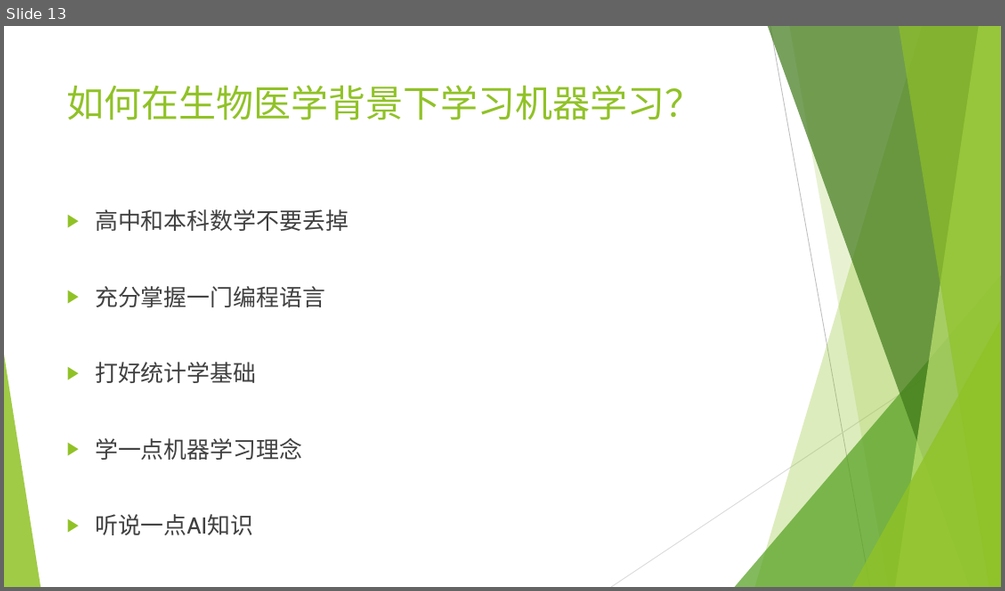
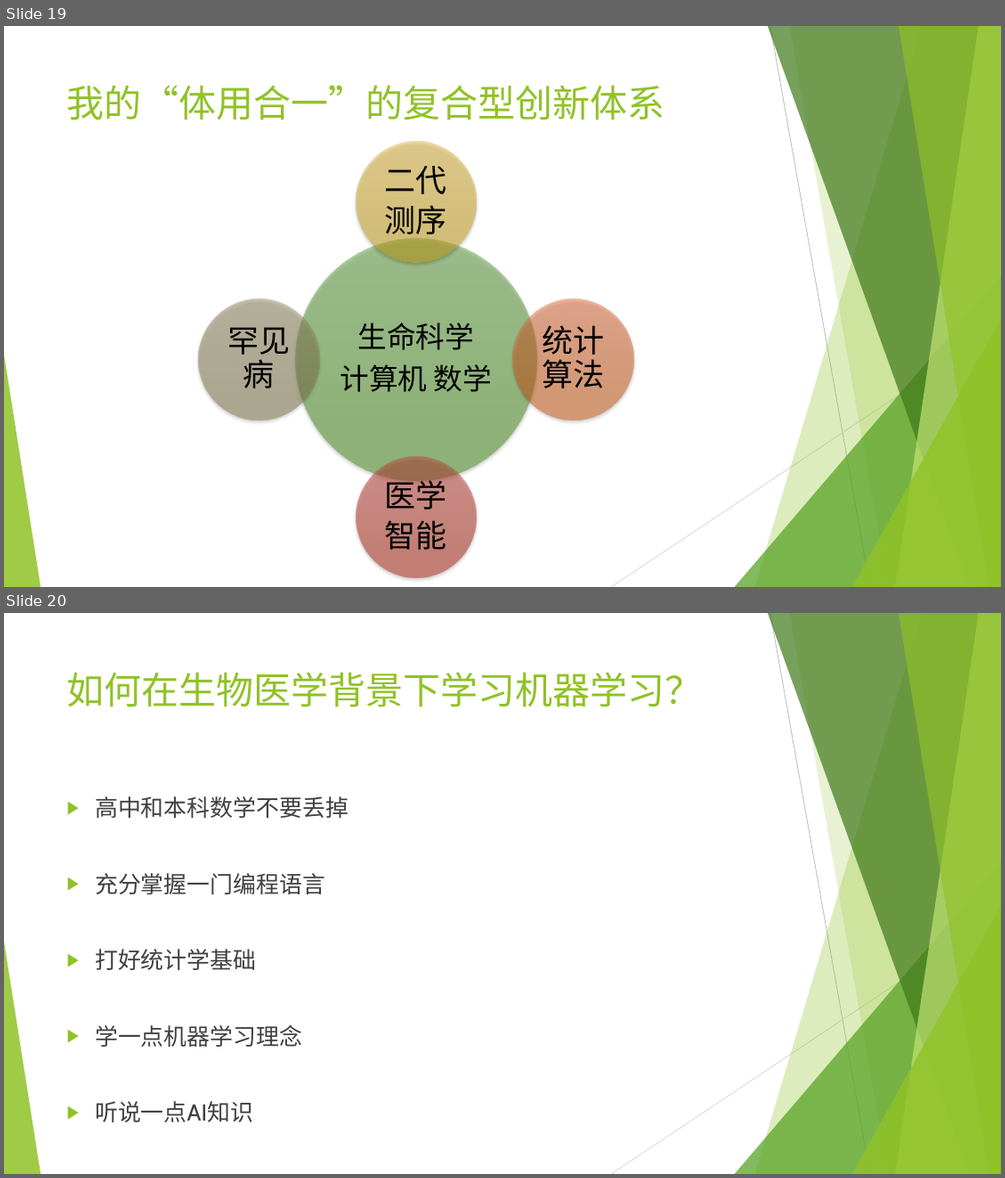
Before and after one commit to wangyi-fudan/BIOL130173, a slide deck: 0_why_and_how.pptx. Shown one above the other, each under a label of ours: slide 13 before the commit, slides 19 and 20 after it. The pictures are 1005x591 and 1005x1178 pixels, drawn with LibreOffice and Linux fonts; fonts in the diff are those of the drawing. Boxes give left, top, right and bottom in pixels: in the first picture for what was removed or moved away, otherwise in the second. Text is boxed around its words. In the diff, an @@ line names an element or a change of style, - is before the commit and + after.

```diff
--- a/0_why_and_how.pptx
+++ b/0_why_and_how.pptx
@@ slide 19 added at <box>4,26,1001,587</box>, background #FFFFFF; not listed: 10 template elements that a slide beside it also shows @@
@@ title added at <box>67,85,665,120</box>, 36 pt, text #90C226 @@
+我的“体用合一”的复合型创新体系
@@ group added at <box>198,142,634,578</box>: 5 ellipses, 5 texts @@
+生命科学
+计算机 数学
+二代
+测序
+统计算法
+医学
+智能
+罕见病
@@ what was slide 13 is now slide 20 @@
```
Also in this commit, not shown: 1 slide changed, 6 other slides added.
